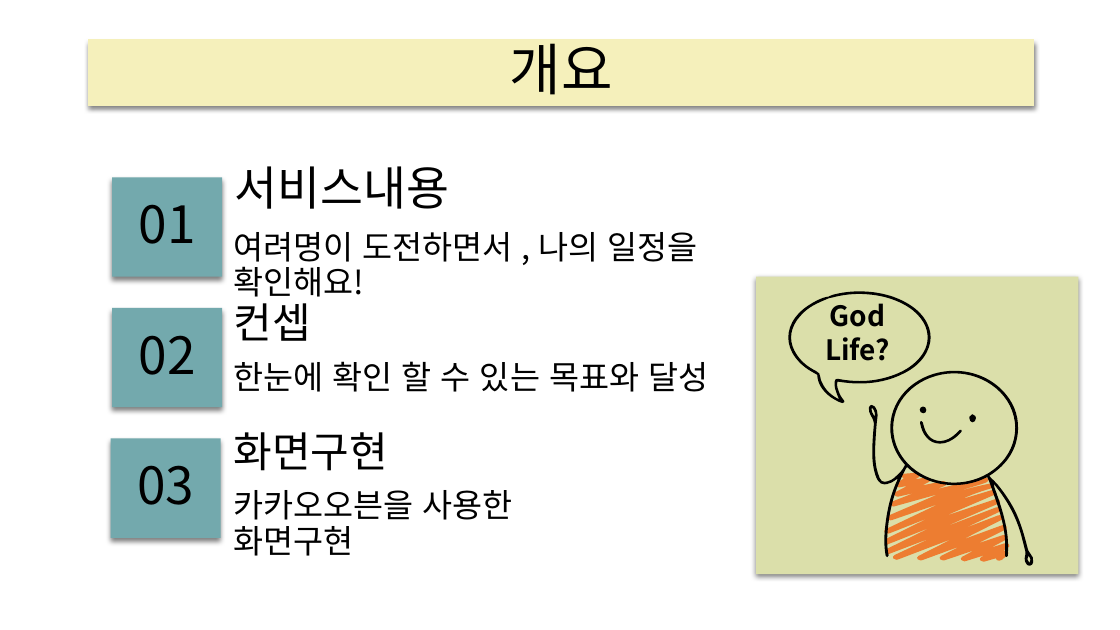
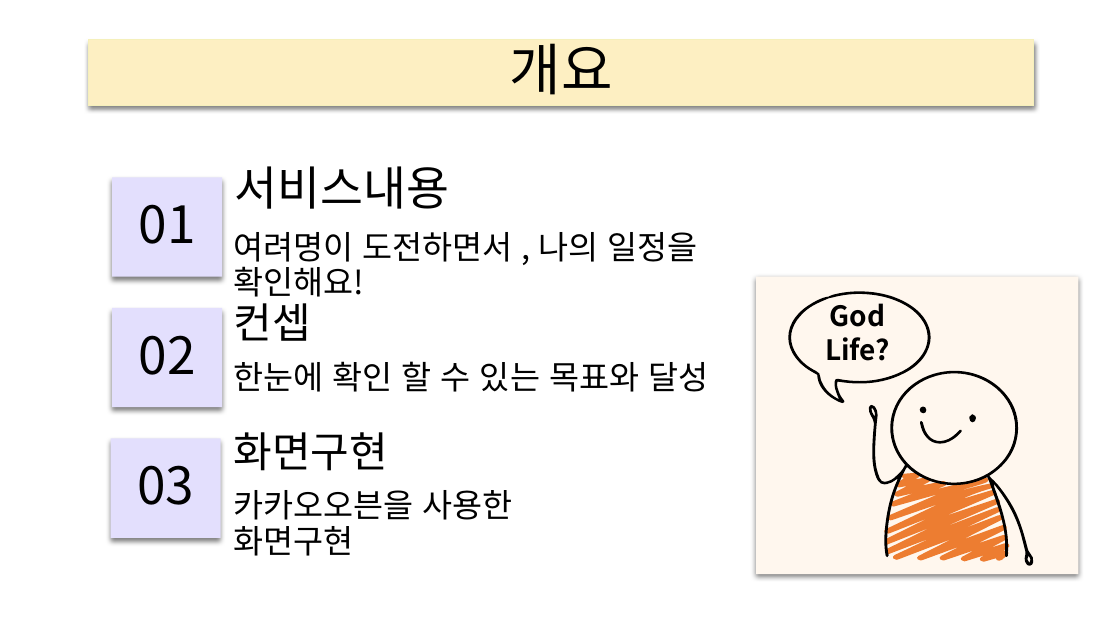
Before and after one commit to elquineas/elquineas.github.io, a slide deck: slide 2 of 갓생살기_ver3.pptx. Drawn at 1120x630 pixels with LibreOffice and Linux fonts; fonts in the diff are those of the drawing. Boxes give left, top, right and bottom in pixels: in the first picture for what was removed or moved away, otherwise in the second. Text is boxed around its words. In the diff, an @@ line names an element or a change of style, - is before the commit and + after.

```diff
--- a/갓생살기_ver3.pptx
+++ b/갓생살기_ver3.pptx
@@ rectangle at (756, 276, 1079, 574): fill #DBDFAA to #FFF7EE @@
@@ ellipse "God Life?" at (796, 300, 920, 365): fill #DBDFAA to #FFF7EE; outline #DBDFAA 1 pt to none @@
@@ fill #73A9AD to #E3DFFD in 3 elements at (113, 177, 223, 276), (113, 308, 223, 407), (111, 439, 221, 538) @@
```
Also in this commit, not shown: 12 other slides changed, 1 other file.
